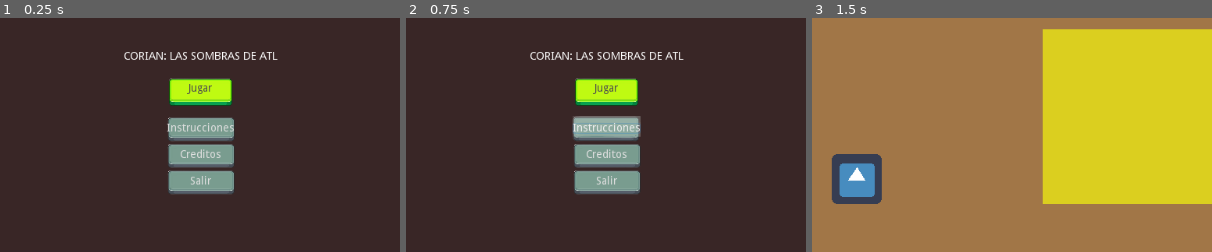
Above: before the commit, frames 1-3 (left to right).
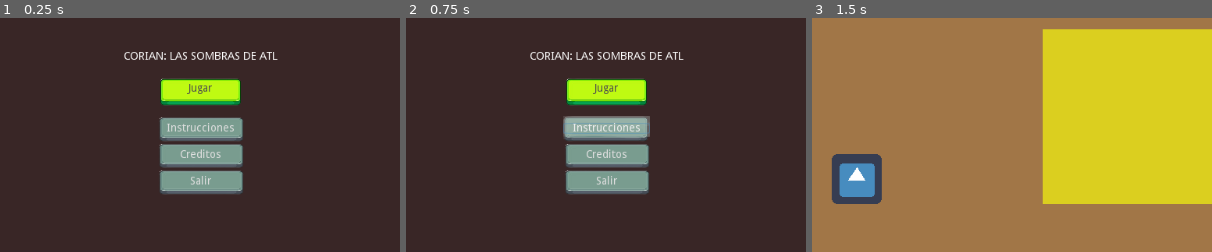
Above: after the commit, the same moments.

Repository: Riudux/Corian-Las-sombras-de-Atl
Game: Godot game, scene res://MenuInicio.tscn
Two runs of this game, one before a commit and one after it. Both use one fixed random seed, a clock stepped at 60 frames per second and the inputs below. The engine's default icon, where the game draws it, is replaced by a stand-in: a white triangle on a blue panel in a dark square.
Inputs:
- Up to frame 1 (0.25 s): no input
- Up to frame 2 (0.75 s): click "Instrucciones" at 0.5 s
- Up to frame 3 (1.5 s): click "Jugar" at 1.25 s
The pictures show only the part of the screen within x 25-75%, y 28-78%; the shares and areas given below are measured in that part.

The runs differ from the first frame. In frame 1, 2.2% of the frame differs, in the area x 39-61%, y 25-76%; in frame 2, 2.4%; in frame 3, nothing differs.

Commit message:
Update MenuInicio.tscn

Diff:
--- a/MenuInicio.tscn
+++ b/MenuInicio.tscn
@@ -20,8 +20,14 @@
 color = Color( 0.223529, 0.14902, 0.14902, 1 )
 
 [node name="ContenedorPrincipal" type="MarginContainer" parent="CanvasLayer"]
-anchor_right = 1.0
-anchor_bottom = 1.0
+anchor_left = 0.5
+anchor_top = 0.5
+anchor_right = 0.5
+anchor_bottom = 0.5
+margin_left = -512.0
+margin_top = -300.0
+margin_right = 512.0
+margin_bottom = 300.0
 
 [node name="ContenidoCenter" type="VBoxContainer" parent="CanvasLayer/ContenedorPrincipal"]
 margin_left = 413.0
@@ -45,37 +51,37 @@
 uppercase = true
 
 [node name="BotonesContenedor" type="VBoxContainer" parent="CanvasLayer/ContenedorPrincipal/ContenidoCenter"]
-margin_left = 55.0
+margin_left = 43.0
 margin_top = 35.0
-margin_right = 142.0
+margin_right = 154.0
 margin_bottom = 174.0
 size_flags_horizontal = 4
 custom_constants/separation = 20
 alignment = 1
 
 [node name="BtnJugar" type="Button" parent="CanvasLayer/ContenedorPrincipal/ContenidoCenter/BotonesContenedor"]
-margin_right = 87.0
+margin_right = 111.0
 margin_bottom = 37.6917
 theme = ExtResource( 2 )
 text = "Jugar"
 
 [node name="BtnInstrucciones" type="Button" parent="CanvasLayer/ContenedorPrincipal/ContenidoCenter/BotonesContenedor"]
 margin_top = 57.0
-margin_right = 87.0
+margin_right = 111.0
 margin_bottom = 71.0
 theme = ExtResource( 3 )
-text = "Instrucciones"
+text = "   Instrucciones   "
 
 [node name="BtnCreditos" type="Button" parent="CanvasLayer/ContenedorPrincipal/ContenidoCenter/BotonesContenedor"]
 margin_top = 91.0
-margin_right = 87.0
+margin_right = 111.0
 margin_bottom = 105.0
 theme = ExtResource( 3 )
 text = "Creditos"
 
 [node name="BtnSalir" type="Button" parent="CanvasLayer/ContenedorPrincipal/ContenidoCenter/BotonesContenedor"]
 margin_top = 125.0
-margin_right = 87.0
+margin_right = 111.0
 margin_bottom = 139.0
 theme = ExtResource( 3 )
 text = "Salir"
